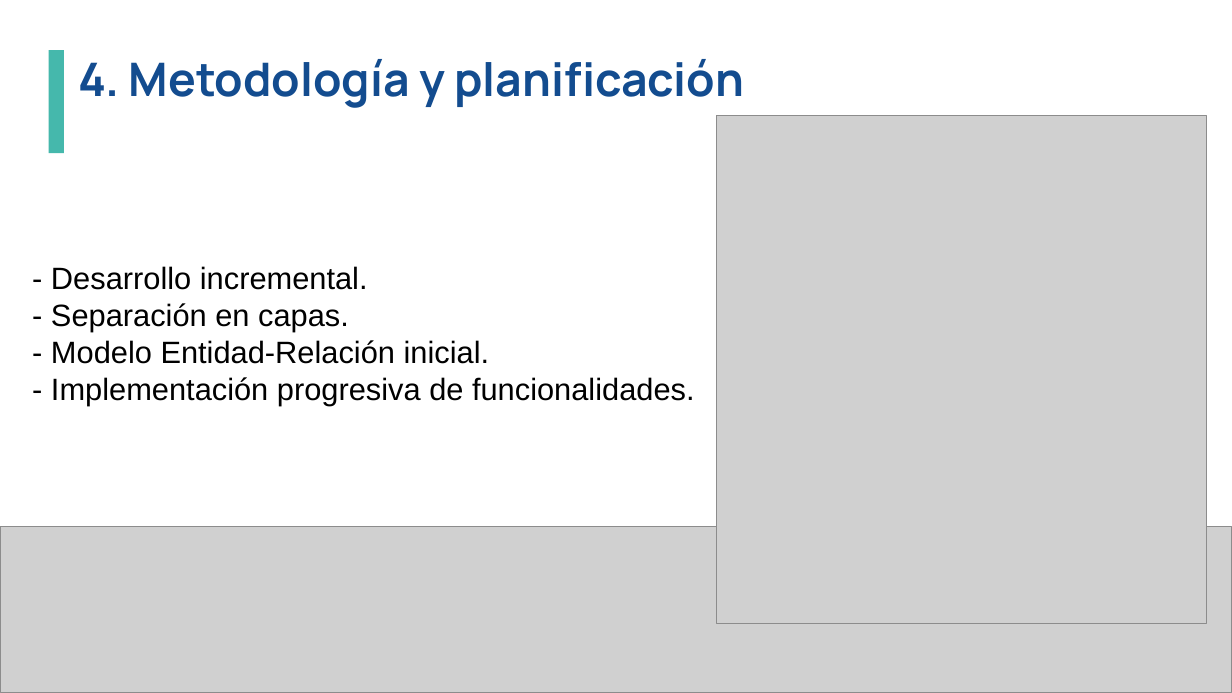
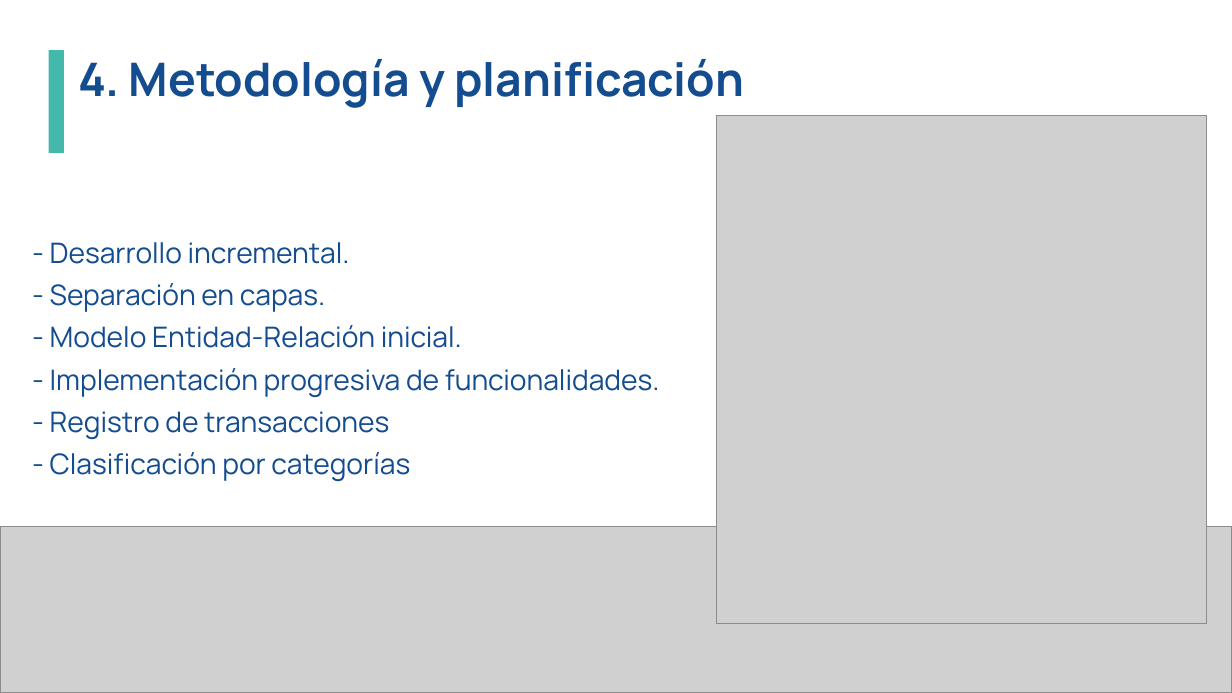
Before and after one commit to DiegoJMartinRoldan/Finance-app, a slide deck: slide 6 of docs/Sistema Gestor de Finanzas Personales - Diego J. Martín Roldán.pptx. Drawn at 1232x693 pixels with LibreOffice and Linux fonts; fonts in the diff are those of the drawing; grey boxes stand for pictures; background and template pictures are left out. Boxes give left, top, right and bottom in pixels: in the first picture for what was removed or moved away, otherwise in the second. Text is boxed around its words. In the diff, an @@ line names an element or a change of style, - is before the commit and + after.

```diff
--- a/docs/Sistema Gestor de Finanzas Personales - Diego J. Martín Roldán.pptx
+++ b/docs/Sistema Gestor de Finanzas Personales - Diego J. Martín Roldán.pptx
@@ text "- Desarrollo incremental.": place and size @@
-text "- Desarrollo incremental." at [51,266,695,405]
+text "- Desarrollo incremental." at [50,242,660,481]
@@ text at [50,242,660,397]: size 24 to 22 pt, font Arial to Manrope, text colour #000000 to #134C8F in "- Desarrollo incremental.", "- Separación en capas.", "- Modelo Entidad-Relación inicial.", "- Implementación progresiva de funcionalidades."; line spacing 1 to 1.25 @@
@@ text at [50,411,410,481]: paragraphs added @@
+- Registro de transacciones
+- Clasificación por categorías
```
Also in this commit, not shown: 1 other slide changed, 1 other file.
